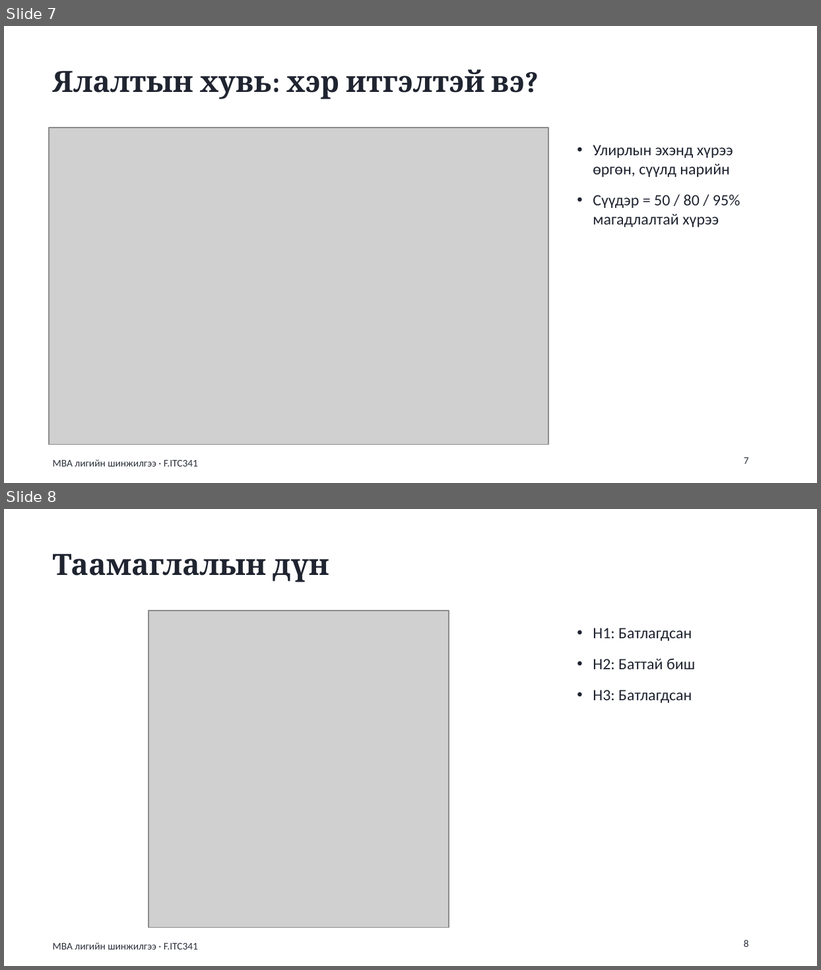
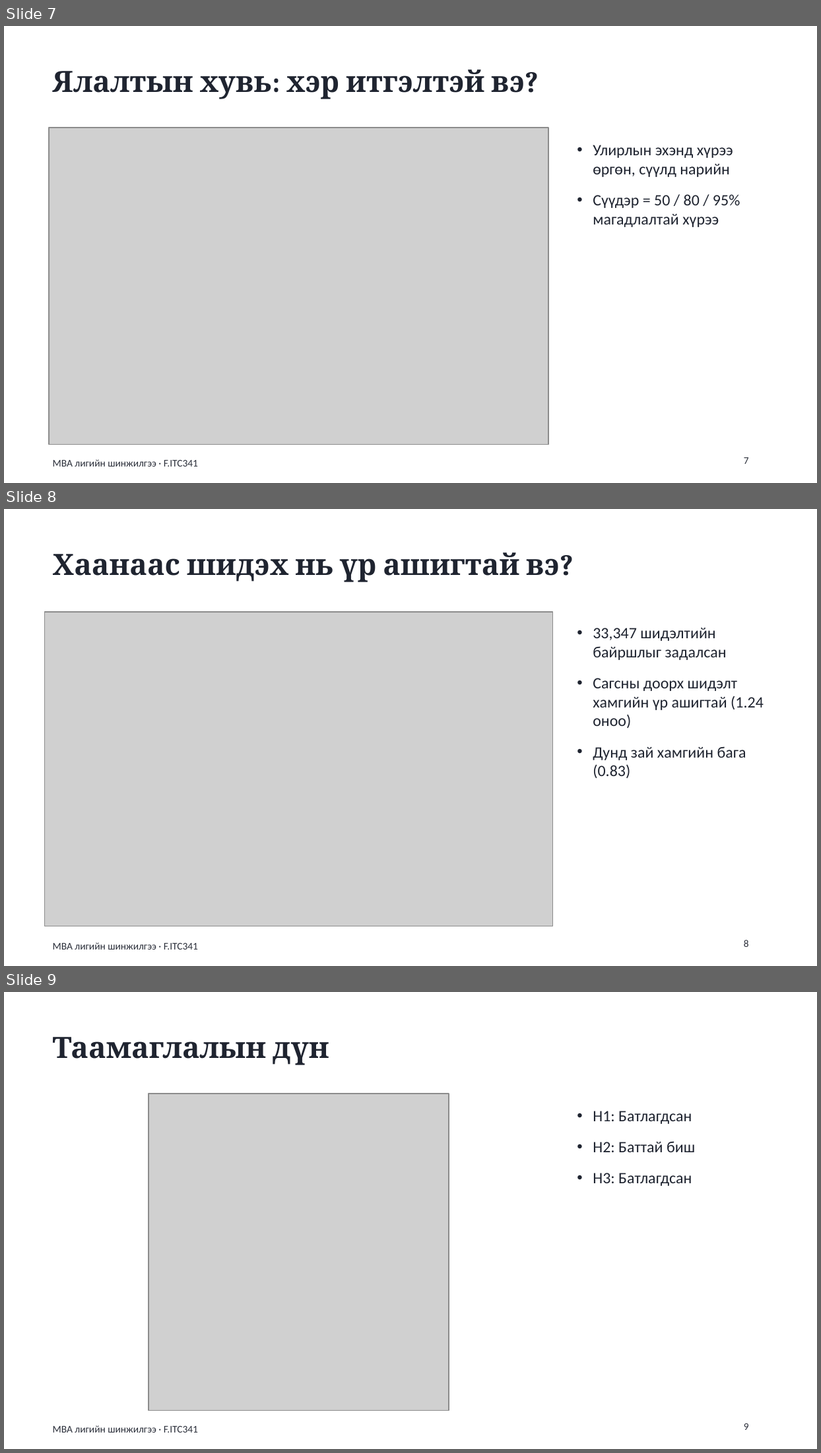
Before and after one commit to batdorj-s/data-visualization-3a, a slide deck: mba_analysis/report/MBA_taniltsuulga.pptx. Shown one above the other, each under a label of ours: slides 7 and 8 before the commit, slides 7, 8 and 9 after it. The pictures are 821x970 and 821x1453 pixels, drawn with LibreOffice and Linux fonts; fonts in the diff are those of the drawing; grey boxes stand for pictures. Boxes give left, top, right and bottom in pixels: in the first picture for what was removed or moved away, otherwise in the second. Text is boxed around its words. In the diff, an @@ line names an element or a change of style, - is before the commit and + after.

```diff
--- a/mba_analysis/report/MBA_taniltsuulga.pptx
+++ b/mba_analysis/report/MBA_taniltsuulga.pptx
@@ slide 8 added at box(4, 509, 817, 966), background #FFFFFF; not listed: 1 template element that a slide beside it also shows @@
@@ title added at box(53, 553, 560, 582), 26 pt, text #1F2430, bold @@
+Хаанаас шидэх нь үр ашигтай вэ?
@@ picture added at box(45, 612, 553, 927) @@
@@ text added at box(593, 628, 764, 778), 14 pt, text #1F2430 @@
+• 33,347 шидэлтийн байршлыг задалсан
+• Сагсны доорх шидэлт хамгийн үр ашигтай (1.24 оноо)
+• Дунд зай хамгийн бага (0.83)
@@ page number added at box(744, 940, 749, 947), 9 pt, text #2B2F3A @@
+8
@@ what was slide 8 is now slide 9 @@
@@ page number at box(744, 1424, 749, 1430): text changed @@
-8
+9
```
Also in this commit, not shown: 2 slides changed, 53 other files.
